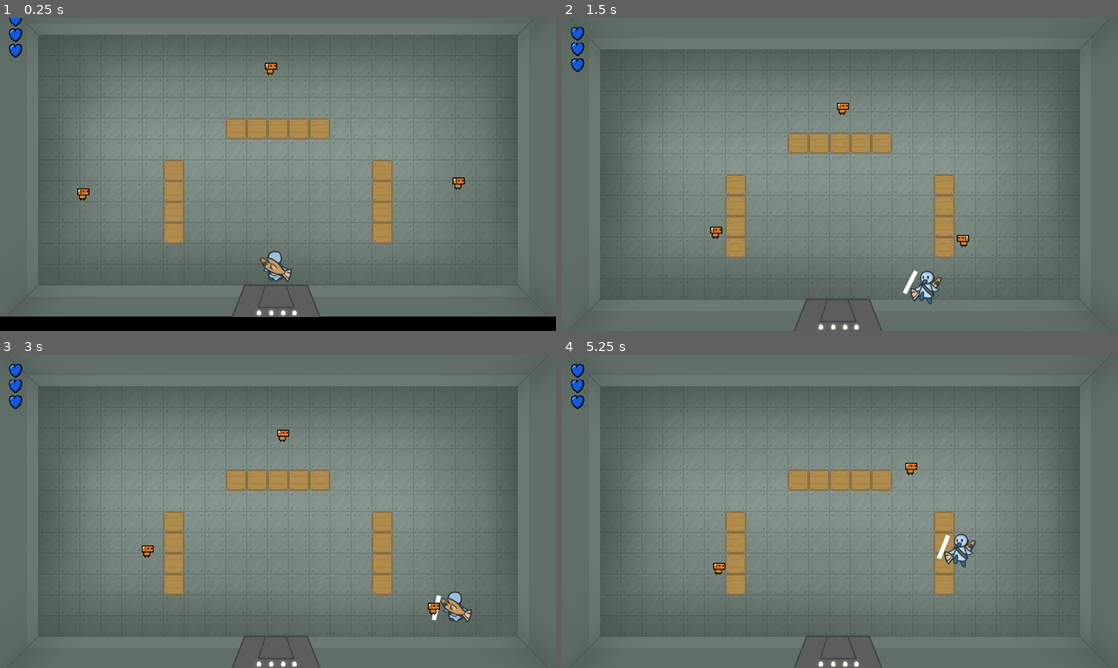
Above: before the commit, frames 1-4 (two rows, left to right).
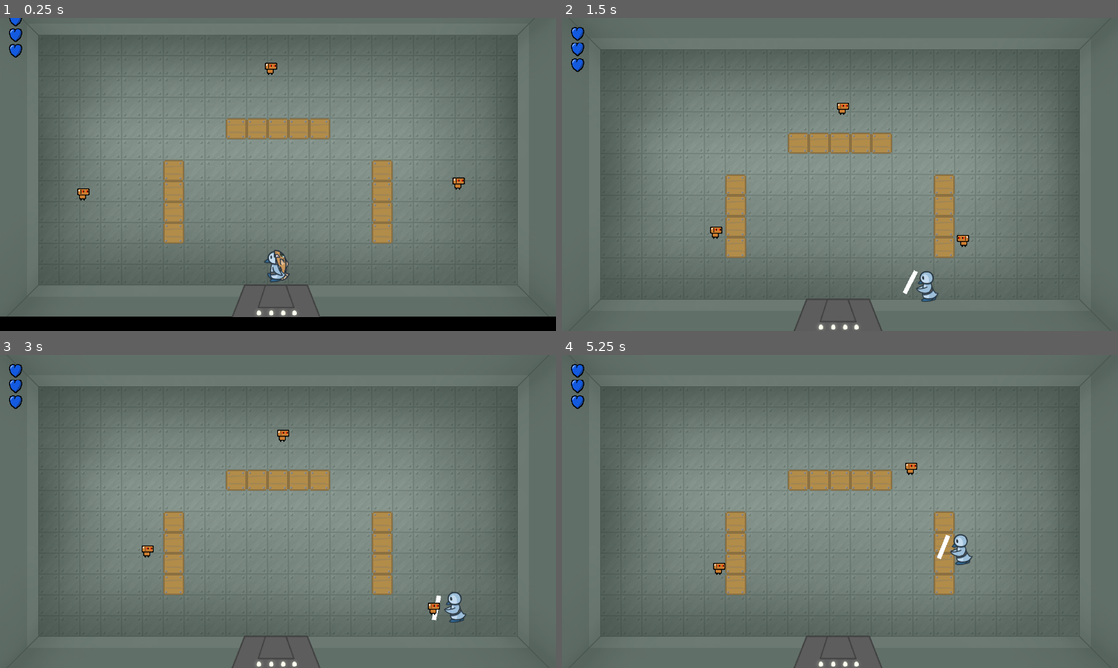
Above: after the commit, the same moments.

Repository: actually-reb/fenrir-2020
Game: Godot game, scene res://scene/Main.tscn
Same seed, same stepped clock (60 frames per second), same inputs: the game is played once before the commit and once after it.
Inputs (mouse positions are in pixels of both pictures, inside the frame that each line leads up to):
- Up to frame 1 (0.25 s): no input
- Up to frame 2 (1.5 s): move the mouse to (962, 158) at 0.52 s; hold D (move_right) 0.53-1.28 s; click (962, 158) at 0.67 s; move the mouse to (728, 190) at 1.27 s; hold S (move_down) from 1.28 s (still down); click (728, 190) at 1.42 s
- Up to frame 3 (3 s): move the mouse to (333, 442) at 2.02 s; release S (move_down) at 2.03 s; hold D (move_right) 2.03-2.78 s; click (333, 442) at 2.17 s; move the mouse to (250, 574) at 2.77 s; hold W (move_up) from 2.78 s (still down); click (250, 574) at 2.92 s
- Up to frame 4 (5.25 s): move the mouse to (1006, 558) at 3.52 s; release W (move_up) at 3.53 s; hold A (move_left) 3.53-5.03 s; click (1006, 558) at 3.67 s; move the mouse to (673, 464) at 4.27 s; click (673, 464) at 4.42 s; move the mouse to (867, 511) at 5.02 s; hold S (move_down) from 5.03 s (still down); click (867, 511) at 5.17 s

The runs differ from the first frame. In frame 1, 0.3% of the frame differs, in the area x 46-53%, y 74-85%; in frame 2, 0.3%; in frame 3, 0.3%; in frame 4, 0.3%.

Commit message:
player attack angles

Diff:
--- a/entity/Player.gd
+++ b/entity/Player.gd
@@ -19,6 +19,7 @@
 
 var melee_time = 0.5
 var attack_held = false
+var attacking = false
 
 var health = 6
 
@@ -46,7 +47,8 @@
 		move += Vector2(1, 0)
 	move = move.normalized()
 
-	set_walk_animation(move)
+	if not attacking:
+		set_walk_animation(move)
 
 	if move.x != 0 or move.y != 0:
 		velocity += move * accel * delta
@@ -83,6 +85,9 @@
 				animated_sprite.animation = "down"
 
 func melee_attack(dir):
+	#if dir.x == 0 and dir.y == 0:
+	#	dir = Vector2(0, 1)
+
 	if melee_attack_timer.is_stopped():
 		$MeleeSound.play()
 
@@ -92,6 +97,18 @@
 		var atk = MELEE_ATTACK.instance()
 		atk.direction = dir
 		add_child(atk)
+
+		attacking = true
+		var angle = dir.angle() + PI # very hacky fix for angle() returning negative numbers.
+		if angle > PI/4 and angle <= 3*PI/4:
+			animated_sprite.animation = "attack_up"
+		elif angle > 3*PI/4 and angle <= 5*PI/4:
+			animated_sprite.animation = "attack_right"
+		elif angle > 5*PI/4 and angle <= 7*PI/4:
+			animated_sprite.animation = "attack_down"
+		else:
+			animated_sprite.animation = "attack_left"
+		animated_sprite.play()
 
 func is_invuln(): # Check if player is invulnerable to damage
 	return not invuln_timer.is_stopped()
@@ -114,3 +131,7 @@
 func die():
 	emit_signal("died")
 	queue_free()
+
+func _on_AnimatedSprite_animation_finished():
+	if animated_sprite.animation.match("attack*"):
+		attacking = false
--- a/entity/Player.tscn
+++ b/entity/Player.tscn
@@ -11,6 +11,10 @@
 [ext_resource path="res://sprite/player_fish_left.png" type="Texture" id=9]
 [ext_resource path="res://sprite/player_fish_up.png" type="Texture" id=10]
 [ext_resource path="res://sfx/hurt001.wav" type="AudioStream" id=11]
+[ext_resource path="res://sprite/player_attack_up.png" type="Texture" id=12]
+[ext_resource path="res://sprite/player_attack_right.png" type="Texture" id=13]
+[ext_resource path="res://sprite/player_attack_left.png" type="Texture" id=14]
+[ext_resource path="res://sprite/player_attack_down.png" type="Texture" id=15]
 
 [sub_resource type="SpriteFrames" id=2]
 animations = [ {
@@ -33,6 +37,26 @@
 "loop": true,
 "name": "down",
 "speed": 5.0
+}, {
+"frames": [ ExtResource( 13 ) ],
+"loop": false,
+"name": "attack_right",
+"speed": 5.0
+}, {
+"frames": [ ExtResource( 15 ) ],
+"loop": false,
+"name": "attack_down",
+"speed": 5.0
+}, {
+"frames": [ ExtResource( 14 ) ],
+"loop": false,
+"name": "attack_left",
+"speed": 5.0
+}, {
+"frames": [ ExtResource( 12 ) ],
+"loop": false,
+"name": "attack_up",
+"speed": 5.0
 } ]
 
 [sub_resource type="RectangleShape2D" id=1]
@@ -44,10 +68,10 @@
 script = ExtResource( 1 )
 
 [node name="AnimatedSprite" type="AnimatedSprite" parent="."]
-position = Vector2( -1, -10 )
+position = Vector2( -1, -10.25 )
 scale = Vector2( 0.6, 0.6 )
 frames = SubResource( 2 )
-animation = "up"
+animation = "left"
 
 [node name="CollisionShape2D" type="CollisionShape2D" parent="."]
 position = Vector2( 0.502273, 0.936423 )
@@ -67,3 +91,4 @@
 [node name="HurtSound" type="AudioStreamPlayer" parent="."]
 stream = ExtResource( 11 )
 pitch_scale = 1.69
+[connection signal="animation_finished" from="AnimatedSprite" to="." method="_on_AnimatedSprite_animation_finished"]
Not shown: 1 places in entity/Player.tscn that only renumber resources
